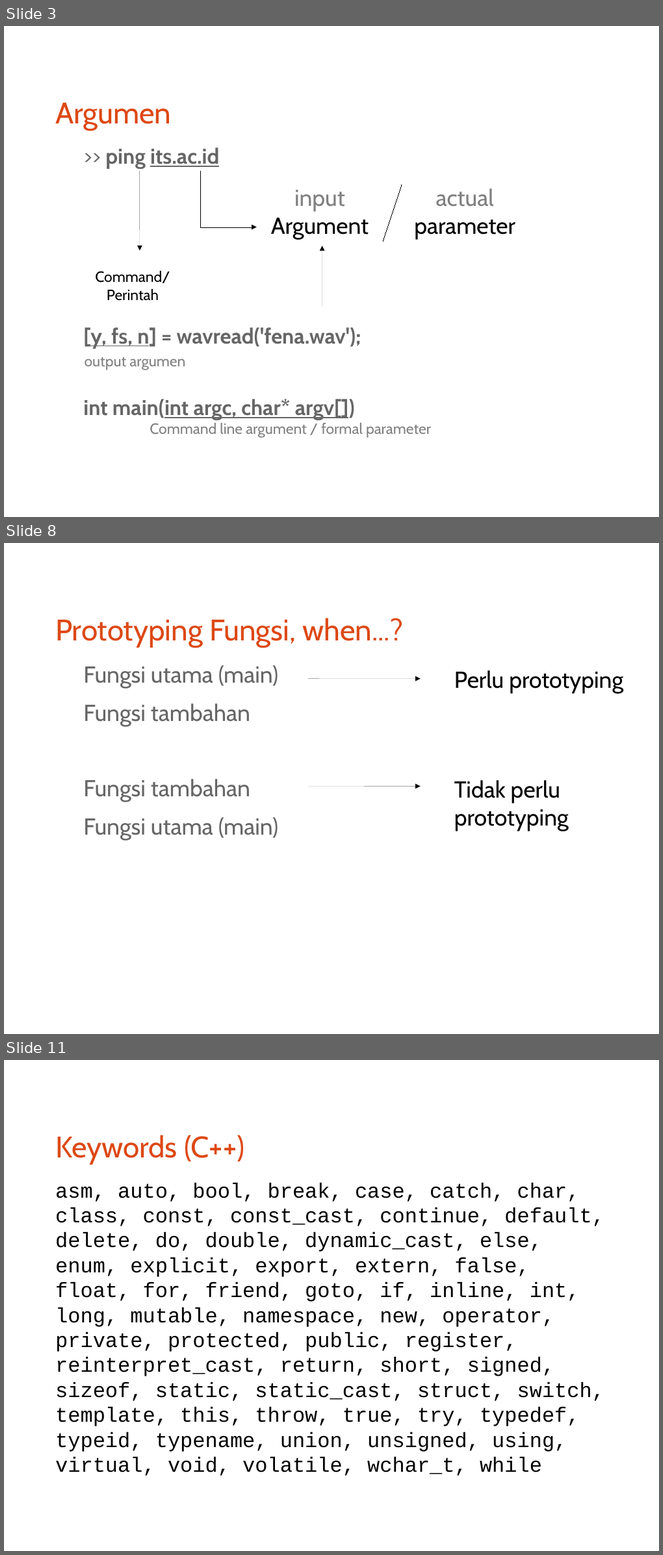
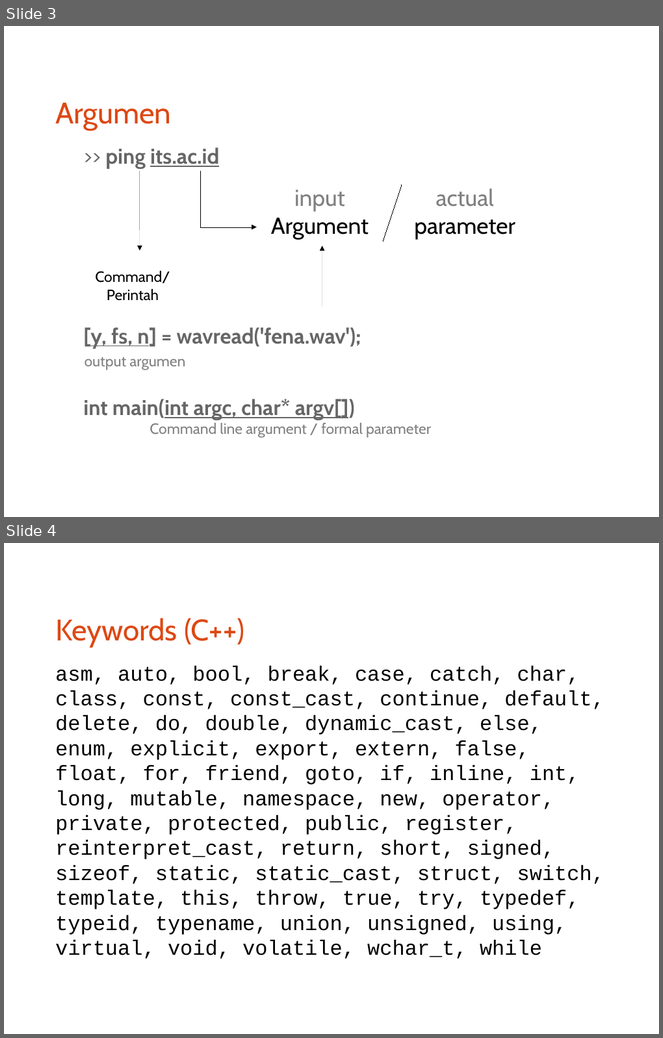
Before and after one commit to bagustris/prokom-tf, a slide deck: prokom4.odp. Shown one above the other, each under a label of ours: slides 3, 8 and 11 before the commit, slides 3 and 4 after it; the slides between them are not shown. The pictures are 663x1555 and 663x1038 pixels, drawn with LibreOffice and Linux fonts; fonts in the diff are those of the drawing. Boxes give left, top, right and bottom in pixels: in the first picture for what was removed or moved away, otherwise in the second. Text is boxed around its words. In the diff, an @@ line names an element or a change of style, - is before the commit and + after.

```diff
--- a/prokom4.odp
+++ b/prokom4.odp
@@ slide 8 removed at [4, 543, 659, 1034], background #FFFFFF @@
@@ title removed at [55, 618, 403, 648] @@
-Prototyping Fungsi, when...?
@@ text removed at [83, 665, 279, 840] @@
-Fungsi utama (main)
-Fungsi tambahan
-Fungsi tambahan
-Fungsi utama (main)
@@ arrow removed from (308, 679) to (421, 679) @@
@@ text removed at [454, 670, 623, 693] @@
-Perlu prototyping
@@ arrow removed from (308, 786) to (421, 786) @@
@@ text removed at [454, 780, 569, 831] @@
-Tidak perlu prototyping
@@ what was slide 11 is now slide 4 @@
```
Also in this commit, not shown: 1 slide changed, 1 slide added, 6 other slides removed, 2 other files.
